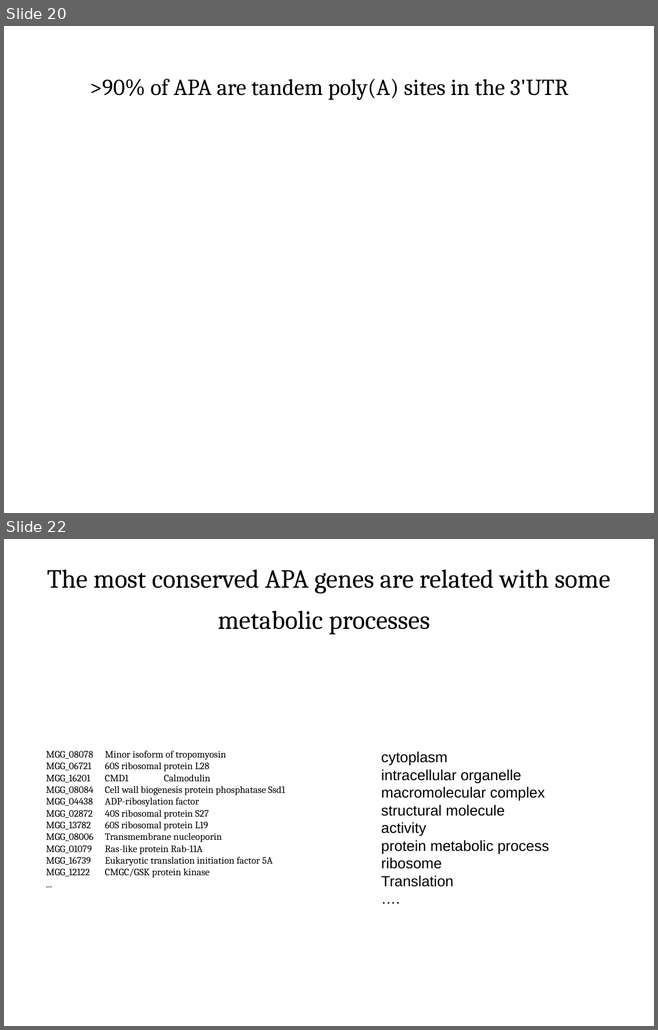
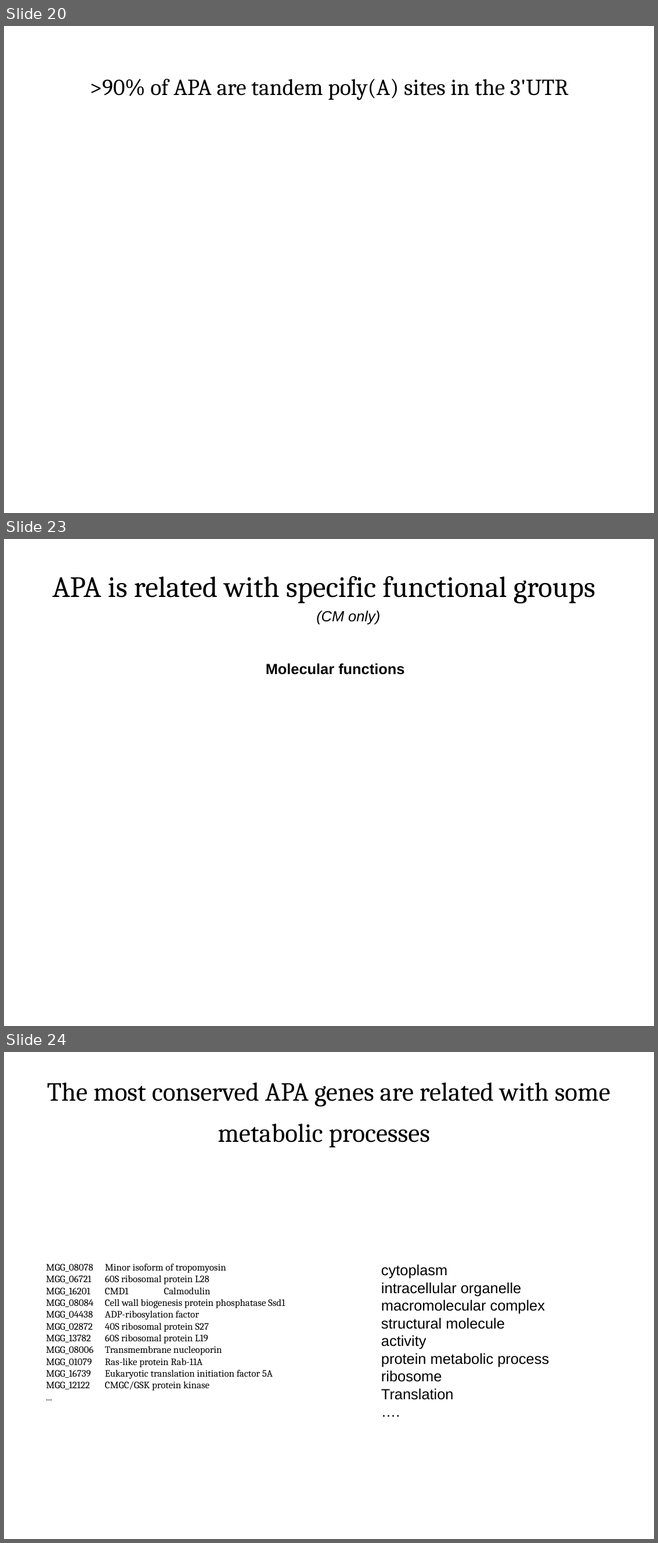
Before and after one commit to wilkinsonlab/m-oryzae-polya, a slide deck: doc/presentation_20141015.odp. Shown one above the other, each under a label of ours: slides 20 and 22 before the commit, slides 20, 23 and 24 after it; the slides between them are not shown. The pictures are 658x1030 and 658x1543 pixels, drawn with LibreOffice and Linux fonts; fonts in the diff are those of the drawing. Boxes give left, top, right and bottom in pixels: in the first picture for what was removed or moved away, otherwise in the second. Text is boxed around its words. In the diff, an @@ line names an element or a change of style, - is before the commit and + after.

```diff
--- a/doc/presentation_20141015.odp
+++ b/doc/presentation_20141015.odp
@@ slide 23 added at [4, 539, 654, 1026], background #FFFFFF @@
@@ title added at [52, 576, 595, 603], 36 pt, text #000000 @@
+APA is related with specific functional groups
@@ text added at [316, 610, 380, 624], 18 pt, text #000000, italic @@
+(CM only)
@@ text added at [266, 663, 404, 675], 18 pt, text #000000, bold @@
+Molecular functions
@@ what was slide 22 is now slide 24 @@
```
Also in this commit, not shown: 8 slides changed, 5 other slides added, 3 slides removed.
